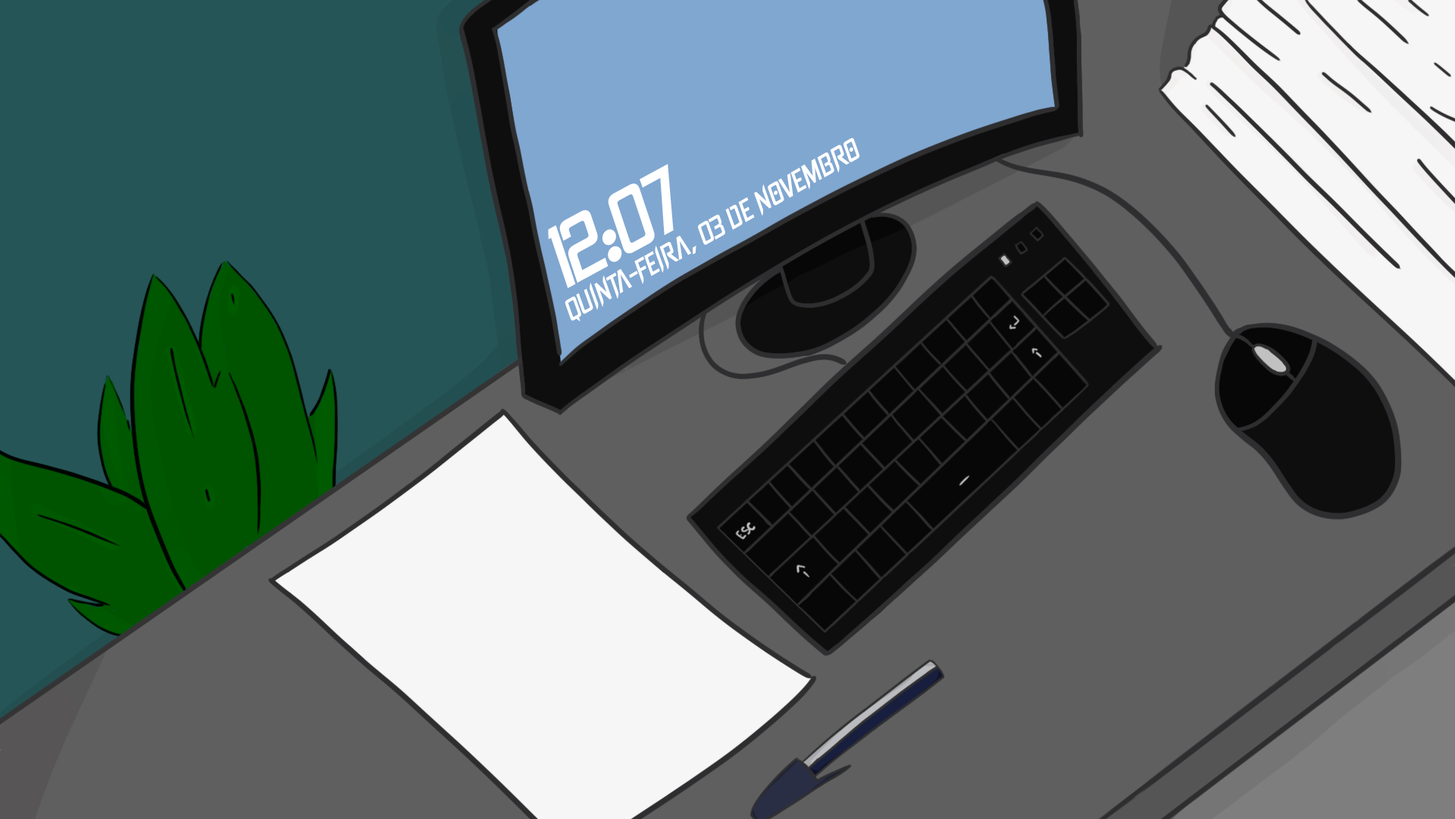
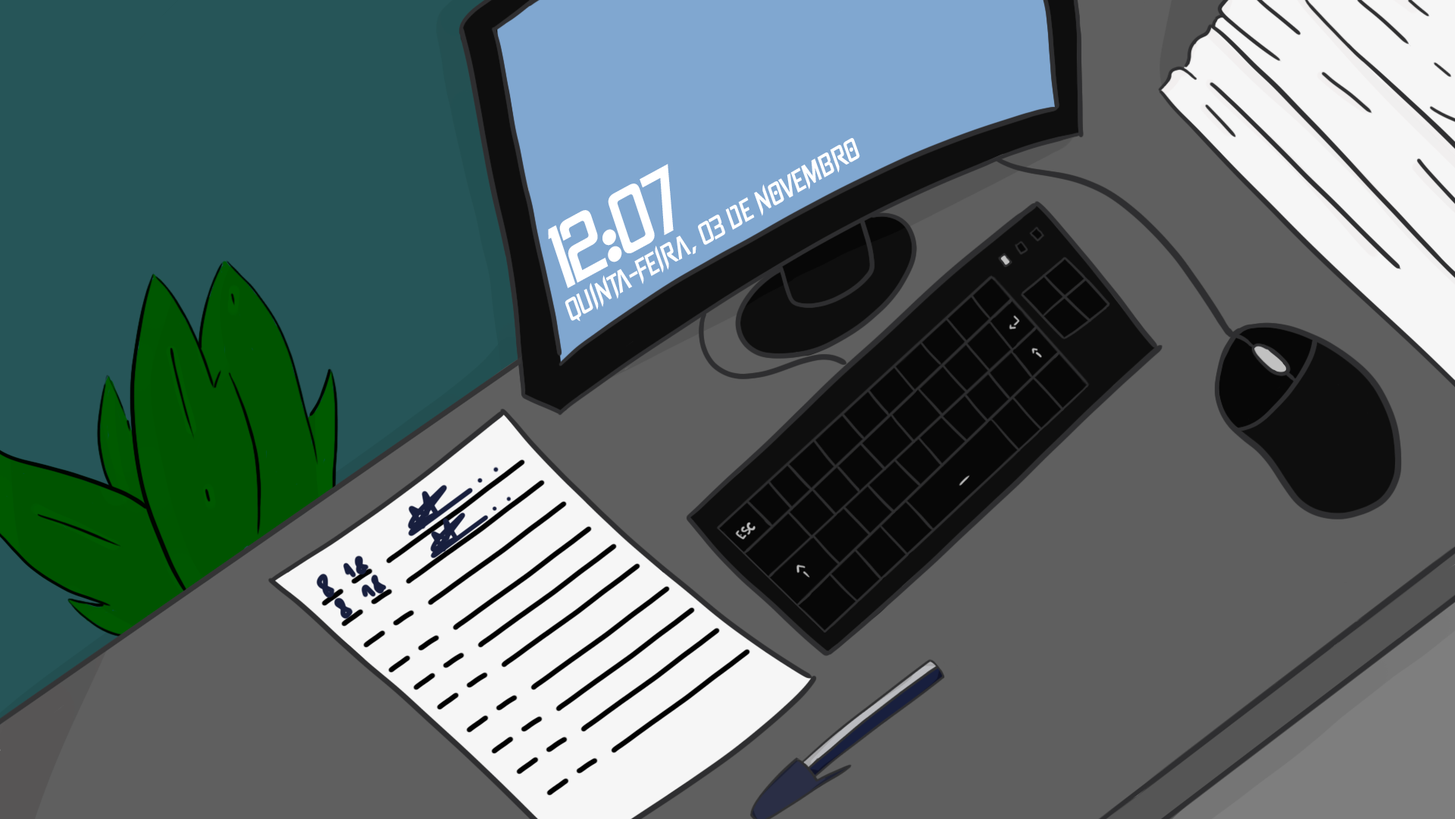
Two versions of the same layered image (1455 x 819). Layer-by-layer changes:
added layer "Camada 13" above "Camada 12" over [316, 554, 388, 620]
added layer "Camada 12" above "Camada 10" over [407, 466, 512, 559]
added layer "Camada 10" above "Plano de Fundo" over [320, 458, 751, 796]
